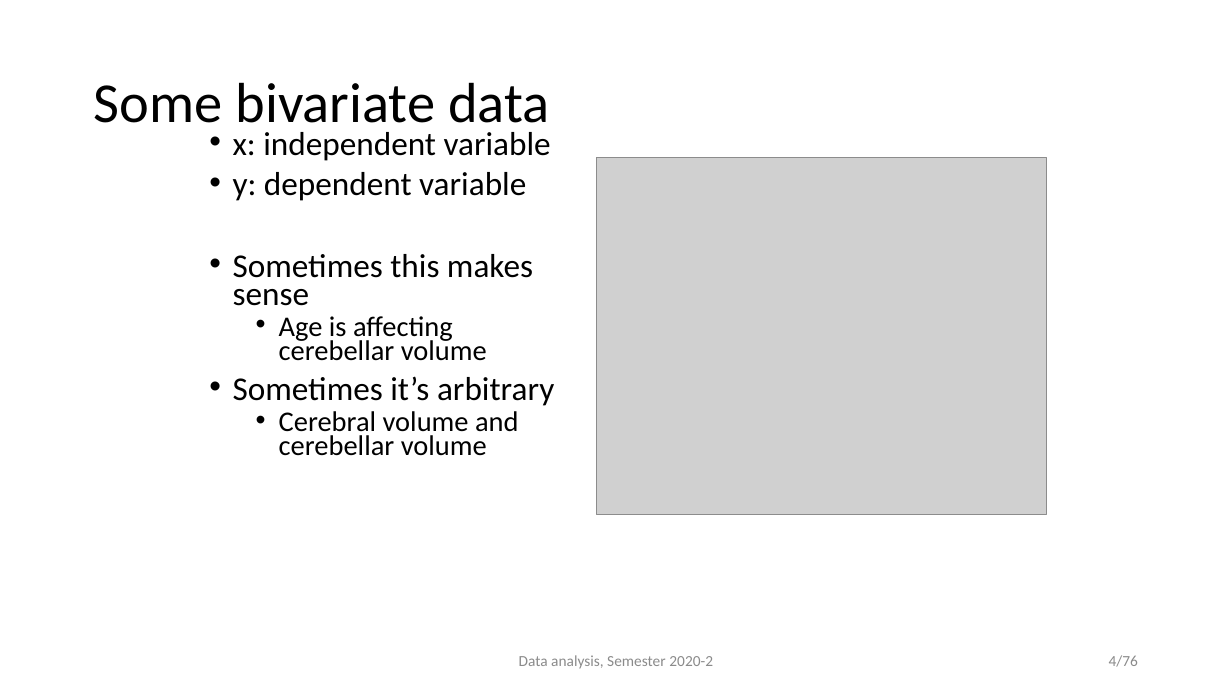
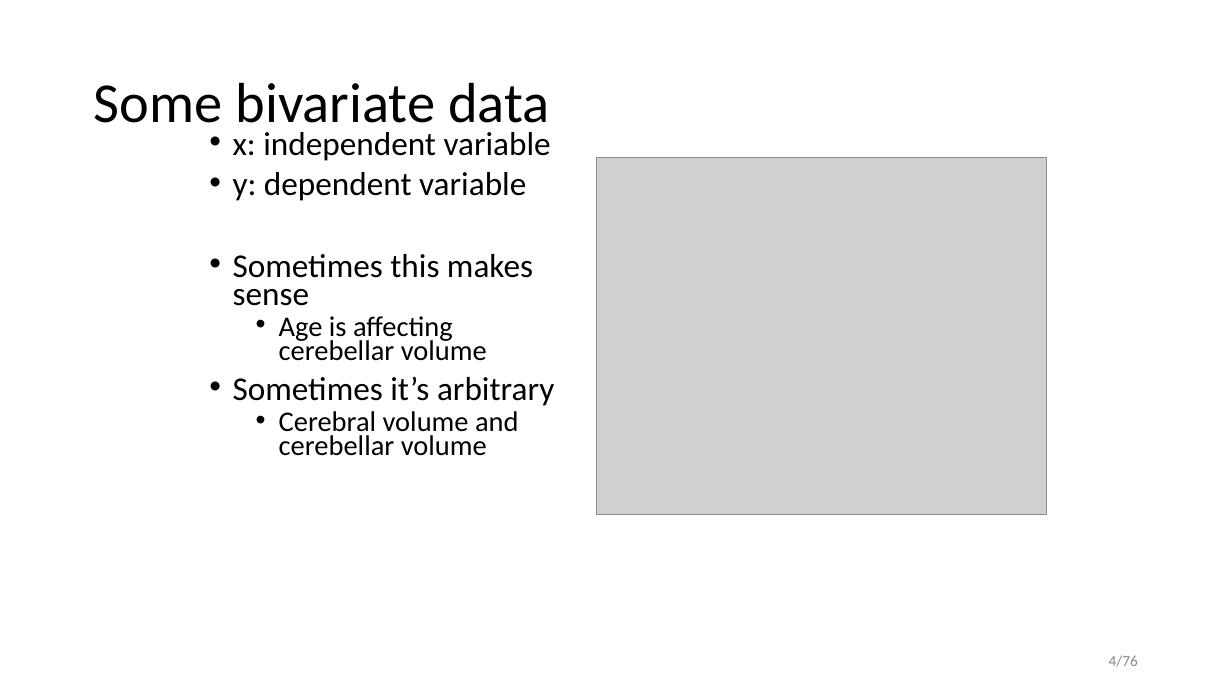
Before and after one commit to opherdonchin/StatisticalComputationAndAnalysis, a slide deck: slide 4 of Lectures/Lecture 6 Linear models [Autosaved].pptx. Drawn at 1232x693 pixels with LibreOffice and Linux fonts; fonts in the diff are those of the drawing; grey boxes stand for pictures. Boxes give left, top, right and bottom in pixels: in the first picture for what was removed or moved away, otherwise in the second. Text is boxed around its words. In the diff, an @@ line names an element or a change of style, - is before the commit and + after.

```diff
--- a/Lectures/Lecture 6 Linear models [Autosaved].pptx
+++ b/Lectures/Lecture 6 Linear models [Autosaved].pptx
@@ text removed at [519, 655, 713, 669] @@
-Data analysis, Semester 2020-2
```
Also in this commit, not shown: 52 other slides changed, 6 slides added, 1 slide removed, 2 other files.
